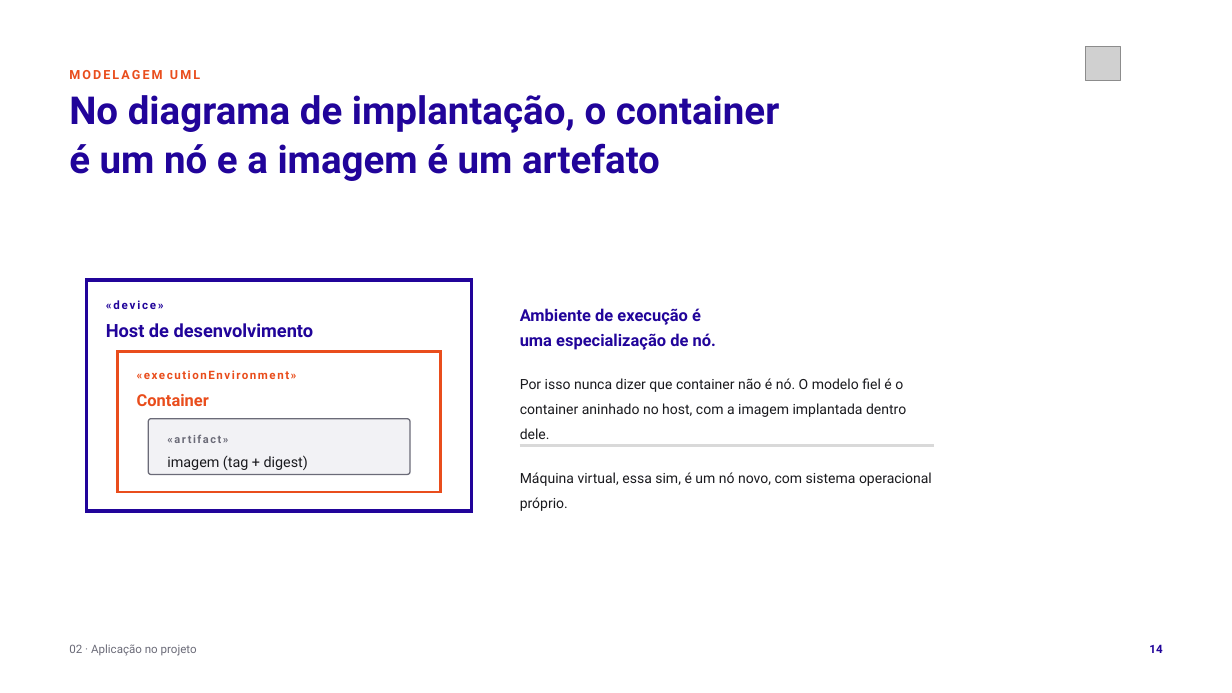
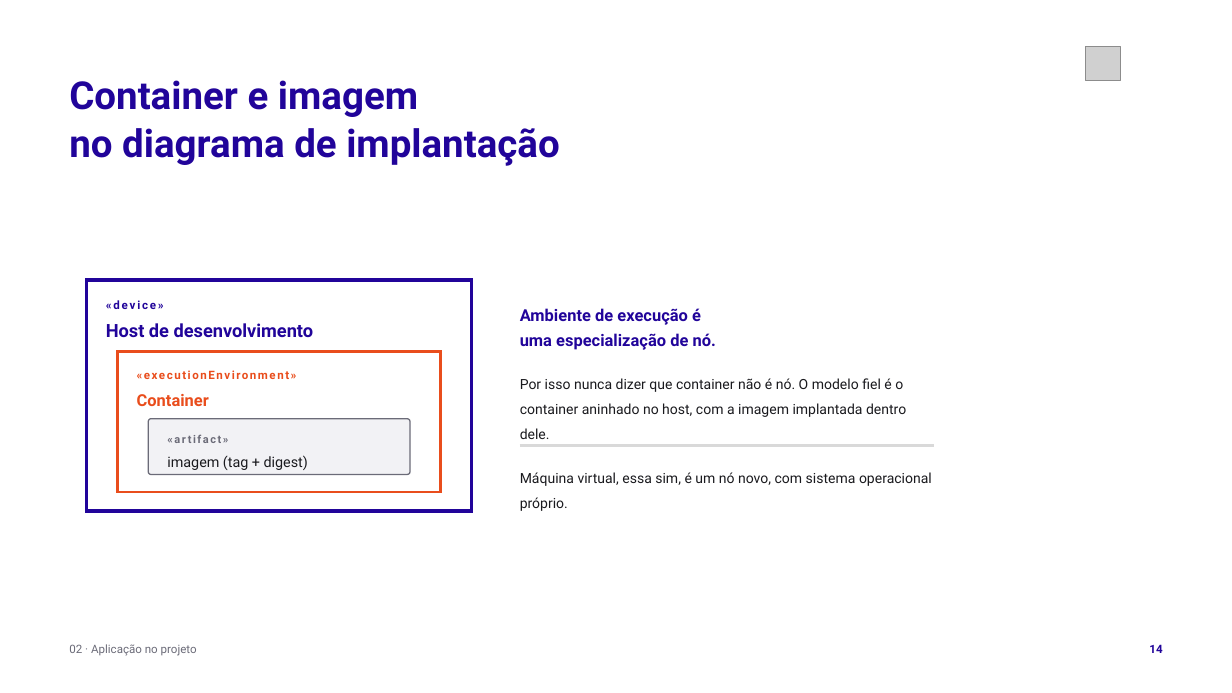
Before and after one commit to tcpassos/invite-app, a slide deck: slide 14 of trabalhos/T1-Docker-Invite-People.pptx. Drawn at 1232x693 pixels with LibreOffice and Linux fonts; fonts in the diff are those of the drawing; grey boxes stand for pictures. Boxes give left, top, right and bottom in pixels: in the first picture for what was removed or moved away, otherwise in the second. Text is boxed around its words. In the diff, an @@ line names an element or a change of style, - is before the commit and + after.

```diff
--- a/trabalhos/T1-Docker-Invite-People.pptx
+++ b/trabalhos/T1-Docker-Invite-People.pptx
@@ text at box(69, 80, 560, 166): text changed @@
-No diagrama de implantação, o container
-é um nó e a imagem é um artefato
+Container e imagem
+no diagrama de implantação
@@ text removed at box(69, 70, 200, 79) @@
-MODELAGEM UML
```
Also in this commit, not shown: 25 other slides changed, 31 other files.
